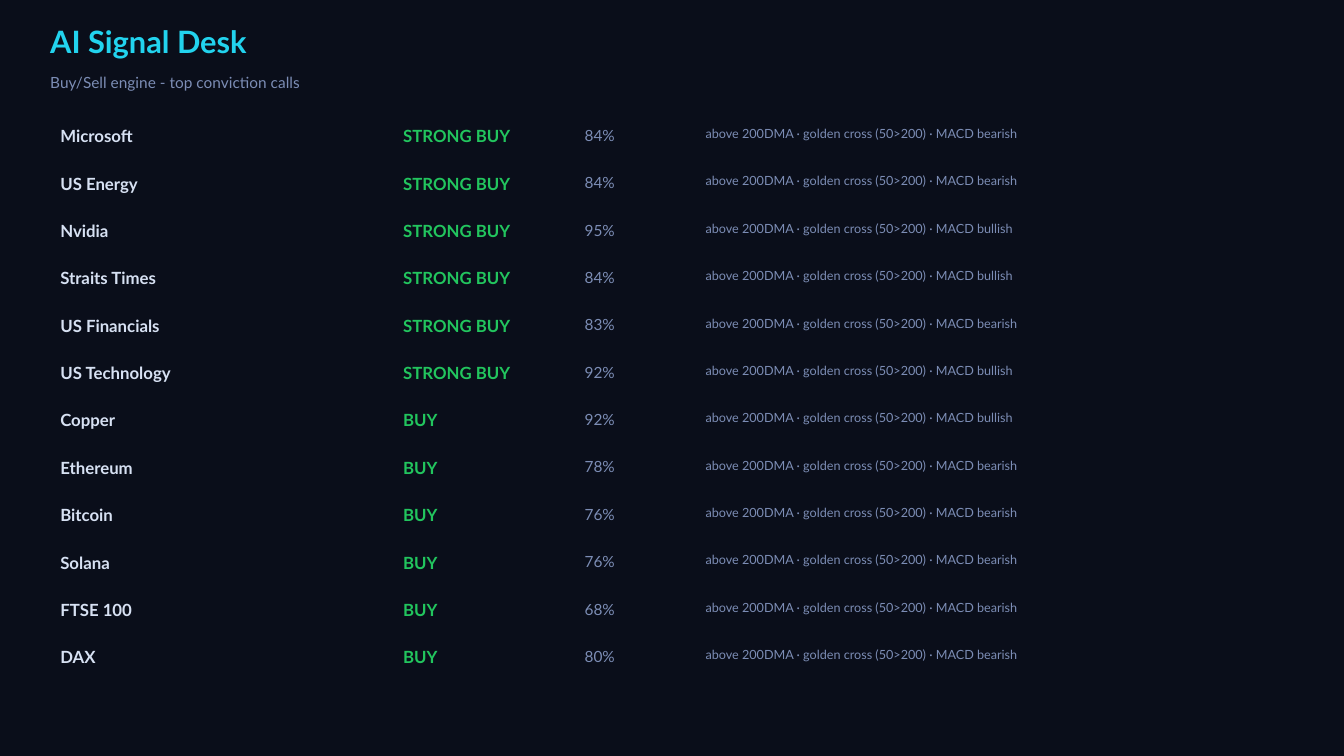
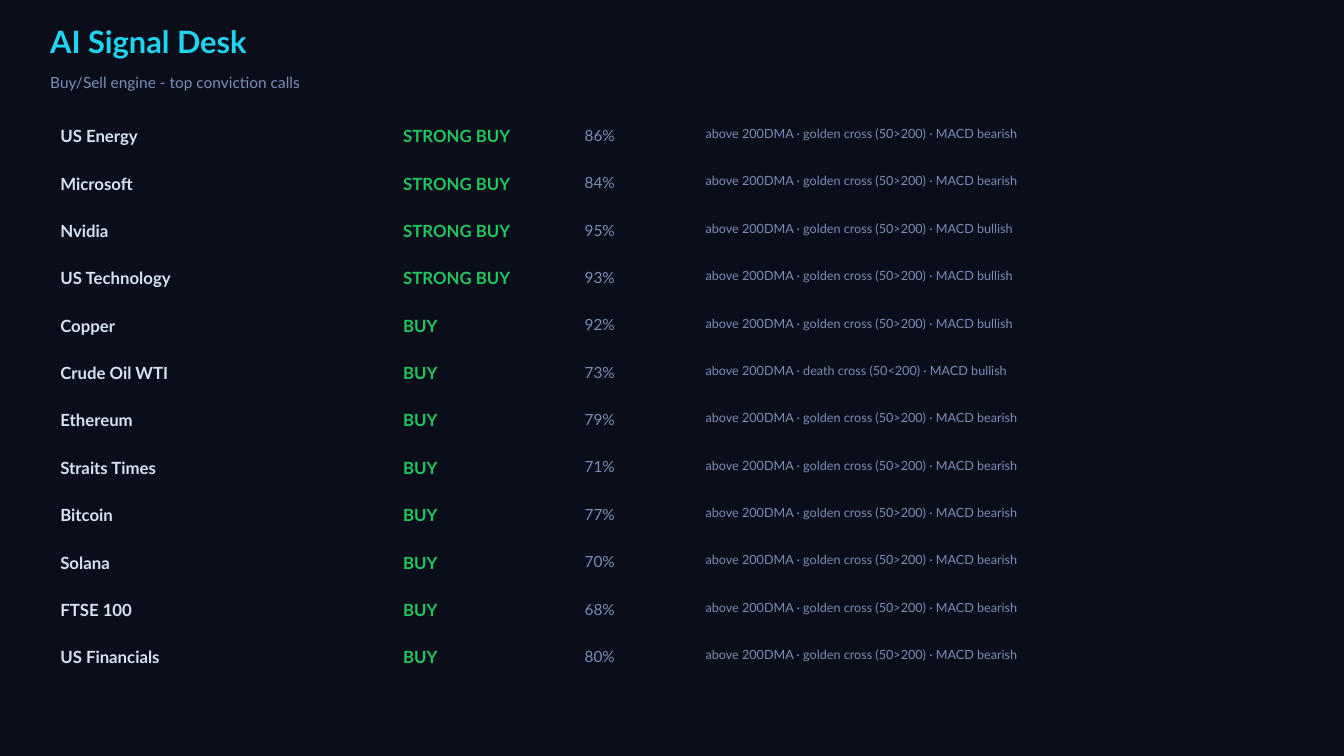
Before and after one commit to Pravkum23/pmr-terminal, a slide deck: slide 4 of docs/pmr_daily.pptx. Drawn at 1344x756 pixels with LibreOffice and Linux fonts; fonts in the diff are those of the drawing. Boxes give left, top, right and bottom in pixels: in the first picture for what was removed or moved away, otherwise in the second. Text is boxed around its words. In the diff, an @@ line names an element or a change of style, - is before the commit and + after.

```diff
--- a/docs/pmr_daily.pptx
+++ b/docs/pmr_daily.pptx
@@ text "US Energy" moved from (x1=60, y1=177, x2=138, y2=193) to (x1=60, y1=129, x2=138, y2=145) @@
@@ text at (x1=585, y1=130, x2=615, y2=141): text changed @@
-84%
+86%
@@ text "Microsoft" moved from (x1=60, y1=129, x2=132, y2=142) to (x1=60, y1=177, x2=132, y2=190) @@
@@ text "US Technology" moved from (x1=60, y1=366, x2=171, y2=382) to (x1=60, y1=271, x2=171, y2=287) @@
@@ text at (x1=585, y1=272, x2=615, y2=283): text changed @@
-84%
+93%
@@ text "Copper" moved from (x1=60, y1=413, x2=115, y2=429) to (x1=60, y1=319, x2=115, y2=335) @@
@@ text removed at (x1=60, y1=319, x2=160, y2=332) @@
-US Financials
@@ text at (x1=403, y1=320, x2=437, y2=332): text changed @@
-STRONG BUY
+BUY
@@ text "92%" moved from (x1=585, y1=367, x2=615, y2=378) to (x1=585, y1=319, x2=615, y2=330) @@
@@ text removed at (x1=585, y1=319, x2=615, y2=330) @@
-83%
@@ text at (x1=706, y1=318, x2=1013, y2=330): text changed @@
-above 200DMA · golden cross (50>200) · MACD bearish
+above 200DMA · golden cross (50>200) · MACD bullish
@@ text added at (x1=60, y1=366, x2=168, y2=379), 12 pt, text #D7E1F3, bold @@
+Crude Oil WTI
@@ text at (x1=403, y1=367, x2=437, y2=379): text changed @@
-STRONG BUY
+BUY
@@ text added at (x1=585, y1=367, x2=615, y2=378), 11 pt, text #7C8DB5 @@
+73%
@@ text at (x1=706, y1=365, x2=1007, y2=377): text changed @@
-above 200DMA · golden cross (50>200) · MACD bullish
+above 200DMA · death cross (50<200) · MACD bullish
@@ text "Ethereum" moved from (x1=60, y1=461, x2=132, y2=474) to (x1=60, y1=413, x2=132, y2=426) @@
@@ text at (x1=585, y1=414, x2=615, y2=425): text changed @@
-92%
+79%
@@ text at (x1=706, y1=412, x2=1017, y2=424): text changed @@
-above 200DMA · golden cross (50>200) · MACD bullish
+above 200DMA · golden cross (50>200) · MACD bearish
@@ text "Straits Times" moved from (x1=60, y1=271, x2=156, y2=284) to (x1=60, y1=461, x2=156, y2=474) @@
@@ text at (x1=585, y1=461, x2=615, y2=472): text changed @@
-78%
+71%
@@ text at (x1=585, y1=509, x2=615, y2=520): text changed @@
-76%
+77%
@@ text at (x1=585, y1=556, x2=615, y2=567): text changed @@
-76%
+70%
@@ text at (x1=60, y1=650, x2=160, y2=663): text changed @@
-DAX
+US Financials
```
Also in this commit, not shown: 3 other slides changed, 2 other files.
